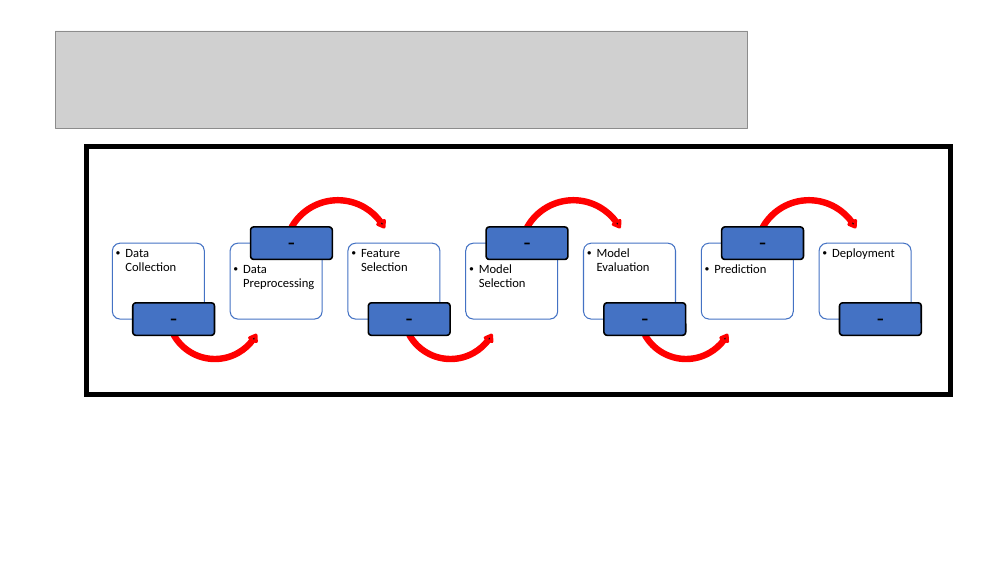
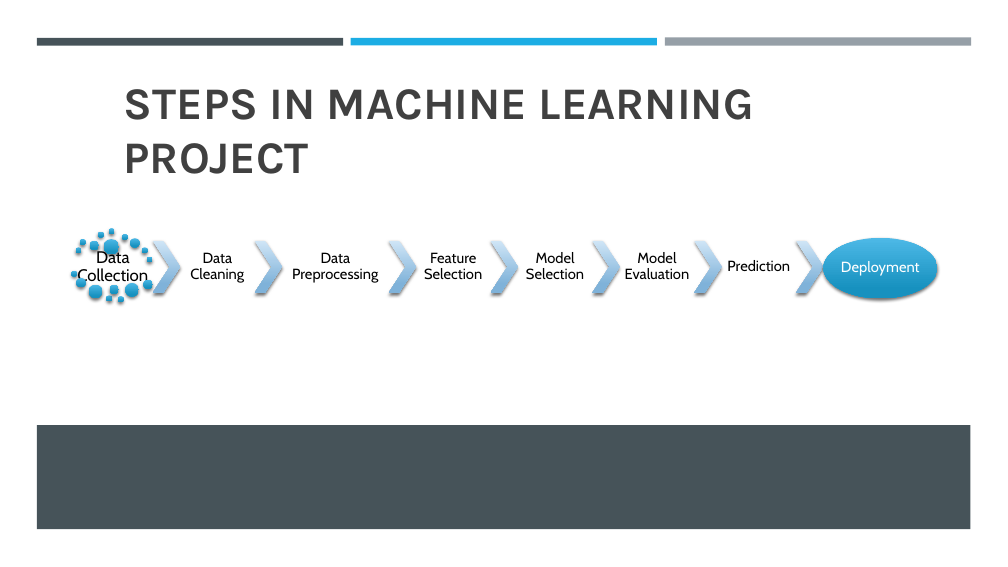
Before and after one commit to chaurasiasakshi/Cardiovascular_Diseases_Detection, a slide deck: slide 6 of Data.pptx (slide 5 before the commit). Drawn at 1008x567 pixels with LibreOffice and Linux fonts; fonts in the diff are those of the drawing; grey boxes stand for pictures; background and template pictures are left out. Boxes give left, top, right and bottom in pixels: in the first picture for what was removed or moved away, otherwise in the second. Text is boxed around its words. In the diff, an @@ line names an element or a change of style, - is before the commit and + after.

```diff
--- a/Data.pptx
+++ b/Data.pptx
@@ rectangle added at (x1=37, y1=38, x2=343, y2=45), fill #465359 @@
@@ picture removed at (x1=55, y1=31, x2=748, y2=129) @@
@@ rectangle added at (x1=351, y1=38, x2=657, y2=45), fill #1CADE4 @@
@@ rectangle added at (x1=665, y1=38, x2=971, y2=46), fill #969FA7 @@
@@ text added at (x1=124, y1=89, x2=754, y2=174), 43 pt, text #404040, bold @@
+STEPS IN MACHINE LEARNING PROJECT
@@ rectangle removed at (x1=86, y1=147, x2=951, y2=395) @@
@@ group added at (x1=71, y1=228, x2=938, y2=302): 19 ellipses, 7 chevrons, 1 text @@
+Data Cleaning
@@ text "Data Collection" moved from (x1=125, y1=249, x2=176, y2=271) to (x1=77, y1=249, x2=148, y2=285) @@
@@ text "Data Collection" at (x1=77, y1=249, x2=148, y2=285): size 12 to 16 pt, font Calibri to Cabin, letter outline #0D0D0D 0.75 pt to none; alignment left to centre; bullet • to none; list level 2 to 1 in "Data Collection"; vertical alignment top to middle @@
@@ text "Data Preprocessing" moved from (x1=243, y1=265, x2=314, y2=289) to (x1=292, y1=252, x2=378, y2=283) @@
@@ text "Data Preprocessing" at (x1=292, y1=252, x2=378, y2=283): size 12 to 14 pt, font Calibri to Cabin, letter outline #0D0D0D 0.75 pt to none; alignment left to centre; bullet • to none; list level 2 to 1 in "Data Preprocessing"; vertical alignment top to middle @@
@@ text "Feature Selection" moved from (x1=361, y1=249, x2=408, y2=271) to (x1=424, y1=252, x2=482, y2=280) @@
@@ text "Feature Selection" at (x1=424, y1=252, x2=482, y2=280): size 12 to 14 pt, font Calibri to Cabin, letter outline #0D0D0D 0.75 pt to none; alignment left to centre; bullet • to none; list level 2 to 1 in "Feature Selection"; vertical alignment top to middle @@
@@ text "Model Selection" moved from (x1=479, y1=264, x2=526, y2=287) to (x1=526, y1=252, x2=584, y2=280) @@
@@ text "Model Selection" at (x1=526, y1=252, x2=584, y2=280): size 12 to 14 pt, font Calibri to Cabin, letter outline #0D0D0D 0.75 pt to none; alignment left to centre; bullet • to none; list level 2 to 1 in "Model Selection"; vertical alignment top to middle @@
@@ text "Model Evaluation" moved from (x1=597, y1=248, x2=650, y2=271) to (x1=625, y1=252, x2=690, y2=279) @@
@@ text "Model Evaluation" at (x1=625, y1=252, x2=690, y2=279): size 12 to 14 pt, font Calibri to Cabin, letter outline #0D0D0D 0.75 pt to none; alignment left to centre; bullet • to none; list level 2 to 1 in "Model Evaluation"; vertical alignment top to middle @@
@@ text "Prediction" moved from (x1=714, y1=264, x2=766, y2=273) to (x1=727, y1=260, x2=790, y2=271) @@
@@ text "Prediction" at (x1=727, y1=260, x2=790, y2=271): size 12 to 14 pt, font Calibri to Cabin, letter outline #0D0D0D 0.75 pt to none; alignment left to centre; bullet • to none; list level 2 to 1 in "Prediction"; vertical alignment top to middle @@
@@ text "Deployment" moved from (x1=832, y1=248, x2=895, y2=259) to (x1=841, y1=261, x2=920, y2=276) @@
@@ text "Deployment" at (x1=841, y1=261, x2=920, y2=276): size 12 to 14 pt, font Calibri to Cabin, text colour #000000 to #FFFFFF, letter outline #0D0D0D 0.75 pt to none; alignment left to centre; bullet • to none; list level 2 to 1 in "Deployment"; vertical alignment top to middle @@
@@ group removed at (x1=113, y1=197, x2=922, y2=363): 14 rounded rectangles, 7 texts, 3 left circular arrows, 3 circular arrows @@
--
--
--
--
--
--
--
@@ rectangle added at (x1=37, y1=425, x2=971, y2=529), fill #465359 @@
@@ rectangle added at (x1=851, y1=532, x2=985, y2=567), fill #FFFFFF, outline #FFFFFF 1.75 pt @@
```
Also in this commit, not shown: 4 other slides changed, 5 slides added, 4 slides removed, 21 other files.
